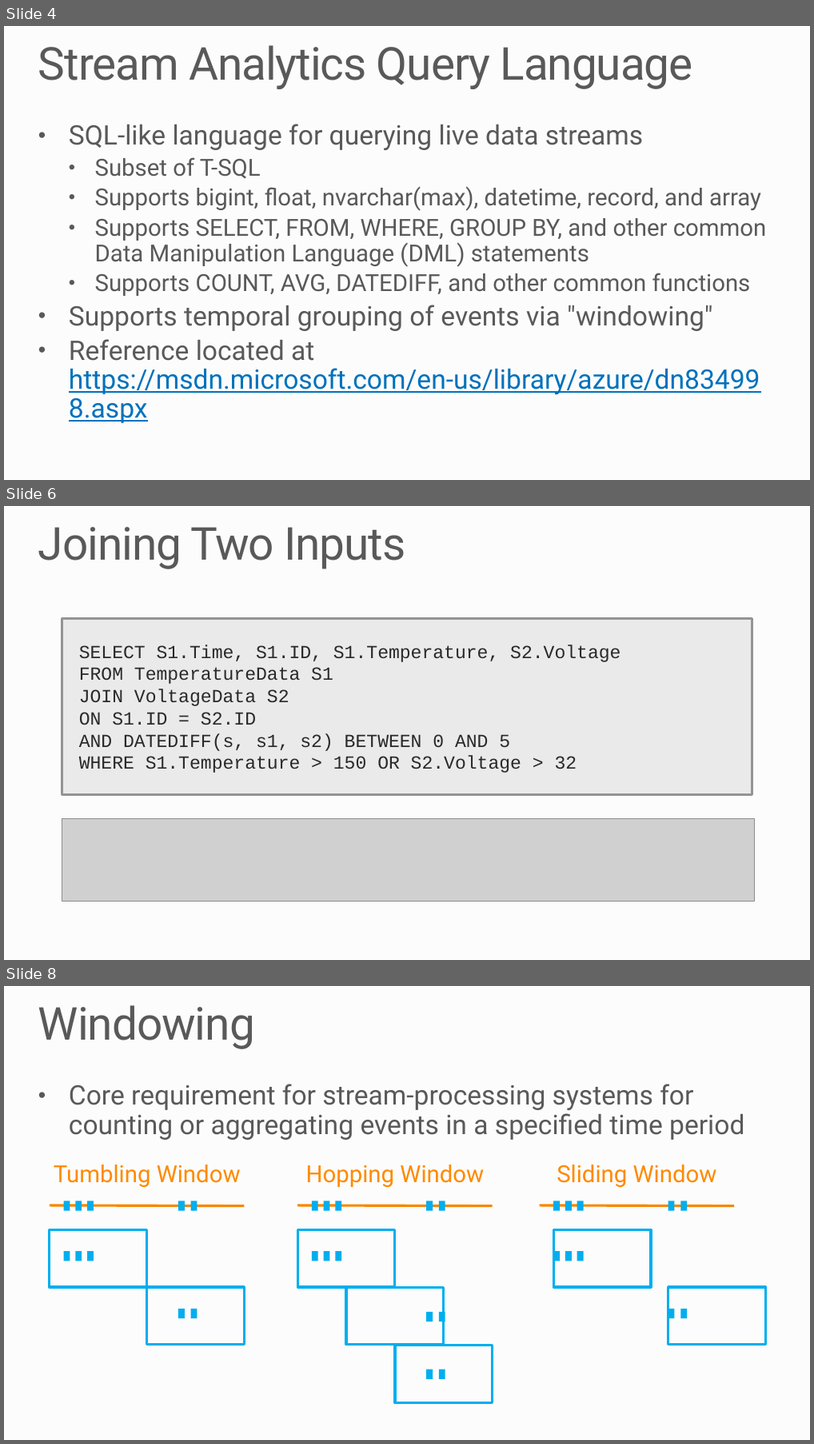
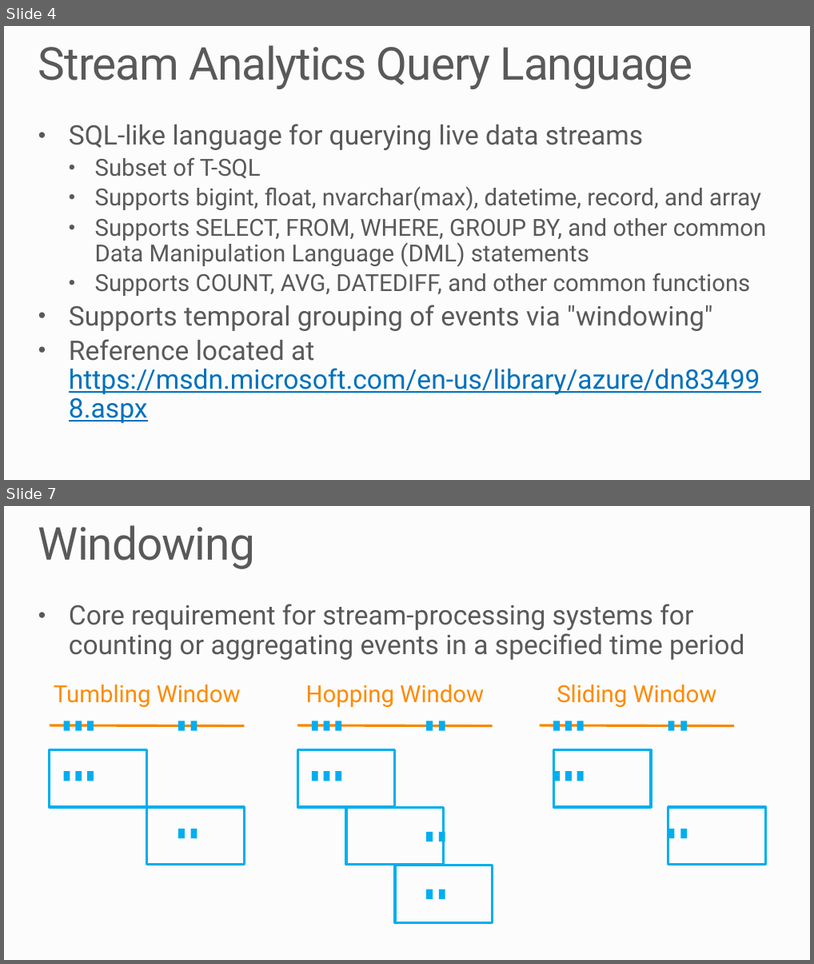
Before and after one commit to MSRConnections/Azure-training-course, a slide deck: Content/Stream Analytics/Azure Stream Analytics.pptx. Shown one above the other, each under a label of ours: slides 4, 6 and 8 before the commit, slides 4 and 7 after it; the slides between them are not shown. The pictures are 814x1444 and 814x964 pixels, drawn with LibreOffice and Linux fonts; fonts in the diff are those of the drawing; grey boxes stand for pictures; background and template pictures are left out. Boxes give left, top, right and bottom in pixels: in the first picture for what was removed or moved away, otherwise in the second. Text is boxed around its words. In the diff, an @@ line names an element or a change of style, - is before the commit and + after.

```diff
--- a/Content/Stream Analytics/Azure Stream Analytics.pptx
+++ b/Content/Stream Analytics/Azure Stream Analytics.pptx
@@ slide 6 removed at [4, 506, 810, 960], background #FCFCFC @@
@@ title removed at [38, 527, 406, 569] @@
-Joining Two Inputs
@@ rectangle removed at [62, 618, 753, 794] @@
-SELECT S1.Time, S1.ID, S1.Temperature, S2.Voltage
-FROM TemperatureData S1
-JOIN VoltageData S2
-ON S1.ID = S2.ID
-AND DATEDIFF(s, s1, s2) BETWEEN 0 AND 5
-WHERE S1.Temperature > 150 OR S2.Voltage > 32
@@ picture removed at [62, 819, 755, 901] @@
@@ what was slide 8 is now slide 7 @@
```
Also in this commit, not shown: 2 slides changed, 1 slide added, 1 other file.
